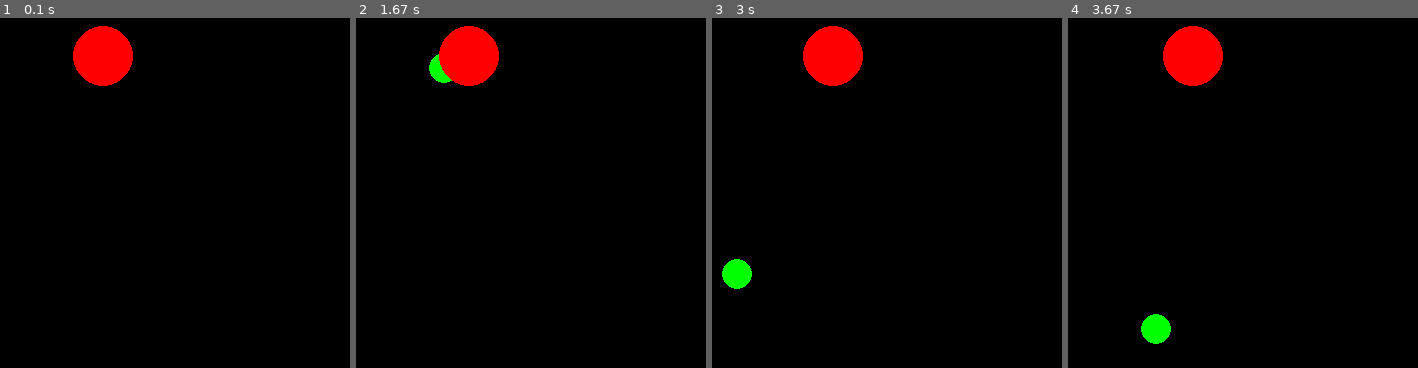
Above: before the commit, frames 1-4 (left to right).
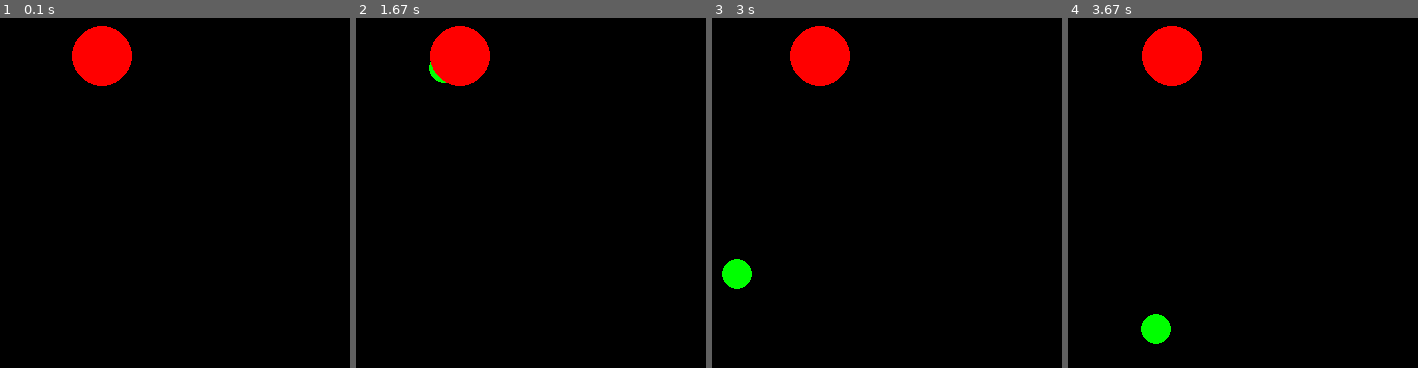
Above: after the commit, the same moments.

Repository: sagieppel/Pygame3
Game: pygame game, started from Lesson4.py
Same seed, same stepped clock (60 frames per second), same inputs: the game is played once before the commit and once after it.
Inputs (mouse positions are % of the whole screen's width and height, from its top left):
- Up to frame 1 (0.1 s): no input
- Up to frame 2 (1.67 s): click (50, 50) at 0.38 s; click (60, 72) at 0.72 s; click (87, 85) at 1.05 s; click (26, 30) at 1.38 s
- Up to frame 3 (3 s): click (50, 62) at 1.72 s; click (36, 29) at 2.05 s; click (85, 76) at 2.38 s; click (17, 60) at 2.72 s
- Up to frame 4 (3.67 s): click (21, 31) at 3.05 s; click (26, 68) at 3.38 s
The pictures show only the part of the screen within x 14-64%, y 23-73%; the shares and areas given below are measured in that part.

The runs differ from the first frame. In frame 1, 0.1% of the frame differs, in the area x 20-38%, y 2-20%; in frame 2, 0.9%; in frame 3, 1.3%; in frame 4, 2.0%, in the area x 21-45%, y 2-20%.

Commit message:
Update Lesson4.py

Diff:
--- a/Lesson4.py
+++ b/Lesson4.py
@@ -7,12 +7,18 @@
    enemy["y"]=200
    enemy["color"] = [255,0,0]
    enemy["size"] = 30
-   enemy["speedx"] = 0.1
+   enemy["speedx"] =0.1
    enemy["speedy"] = 0
    return enemy
 #------------------------------------------------
 def move():
-  enemy["x"]=enemy["x"]+enemy["speedx"]
+  if enemy["x"]>x:
+      enemy["speedx"] = -0.1
+  else:
+       enemy["speedx"] = 0.1
+
+
+  enemy["x"]+=enemy["speedx"]
   enemy["y"]=enemy["y"]+enemy["speedy"]
   pygame.draw.circle(screen, enemy["color"] , [int(enemy["x"]),int(enemy["y"])], enemy["size"])
 #------------------------------------------------------------------
@@ -31,6 +37,7 @@
   x,y = pygame.mouse.get_pos() # Get mouse position
   pcolor = [0, 255, 0]
   psize = 15
+
   pygame.draw.circle(screen, pcolor , [x,y], psize) # Draw circle at mouse pistion
 
   move() # Move enemy
